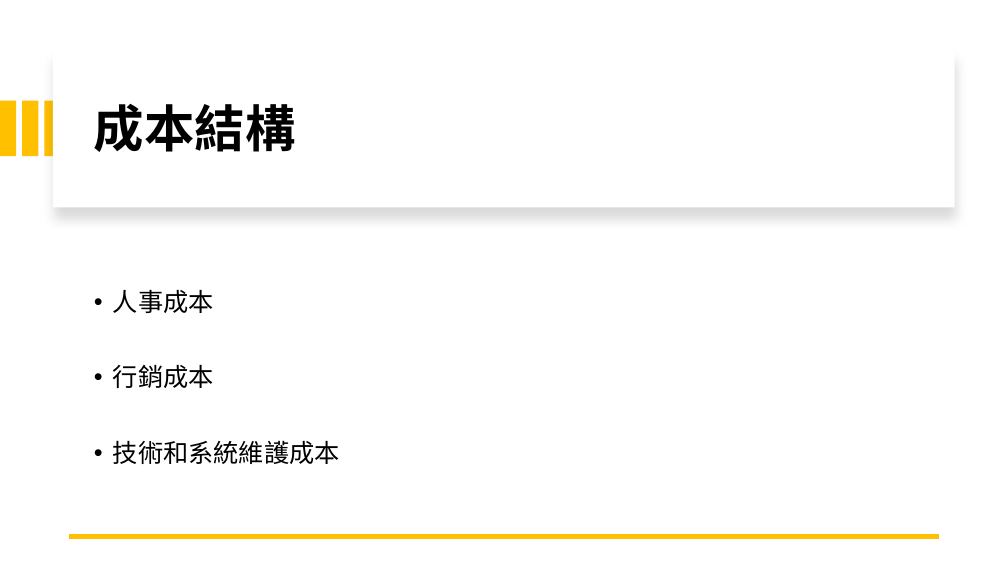
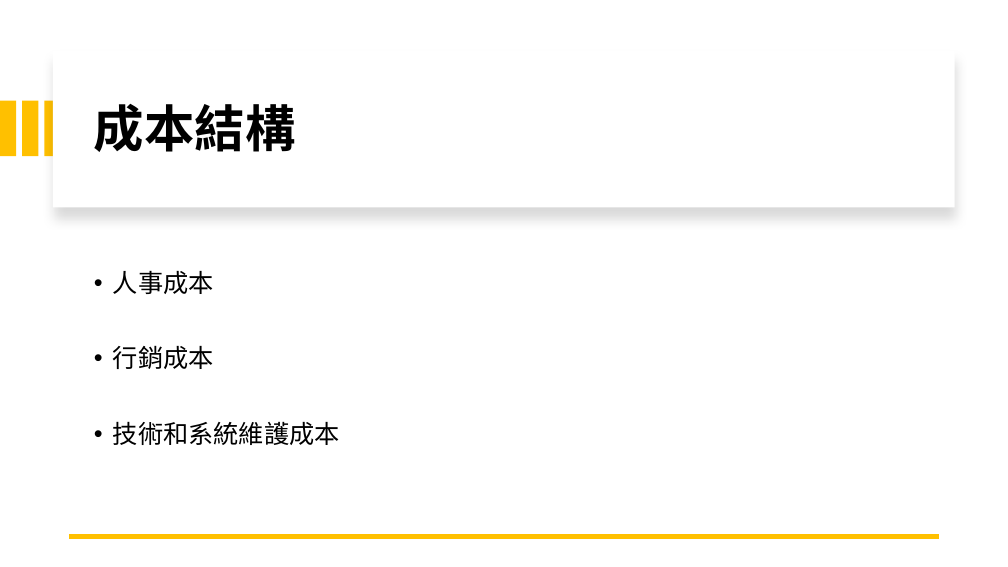
Before and after one commit to michaelchen1225/-, a slide deck: slide 15 of 整合/報告/產品報告.pptx (slide 14 before the commit). Drawn at 1008x567 pixels with LibreOffice and Linux fonts; fonts in the diff are those of the drawing. Boxes give left, top, right and bottom in pixels: in the first picture for what was removed or moved away, otherwise in the second. Text is boxed around its words. In the diff, an @@ line names an element or a change of style, - is before the commit and + after.

```diff
--- a/整合/報告/產品報告.pptx
+++ b/整合/報告/產品報告.pptx
@@ text "人事成本" moved from (x1=113, y1=289, x2=340, y2=464) to (x1=113, y1=270, x2=340, y2=445) @@
```
Also in this commit, not shown: 4 other slides changed, 5 slides added, 4 slides removed, 3 other files.
